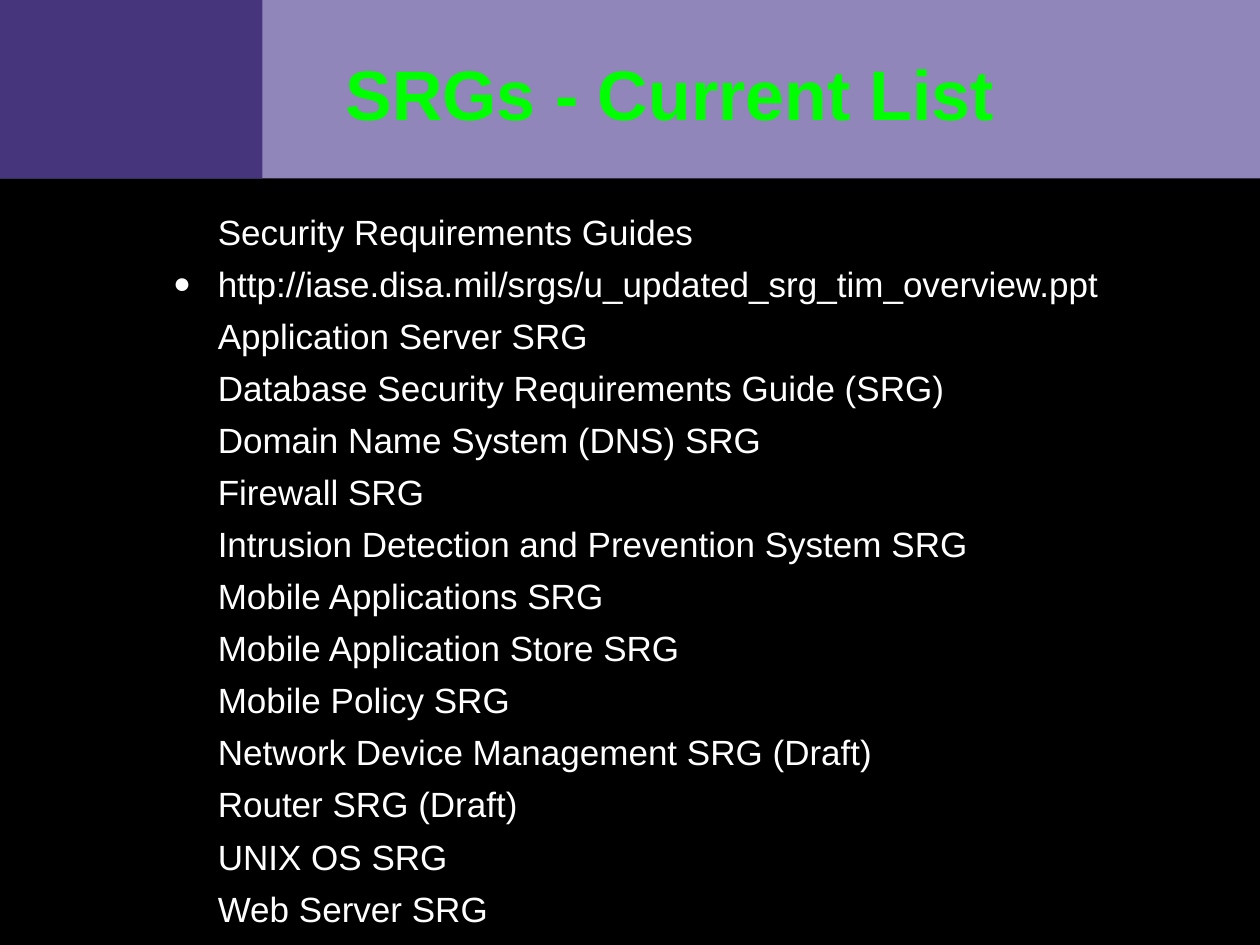
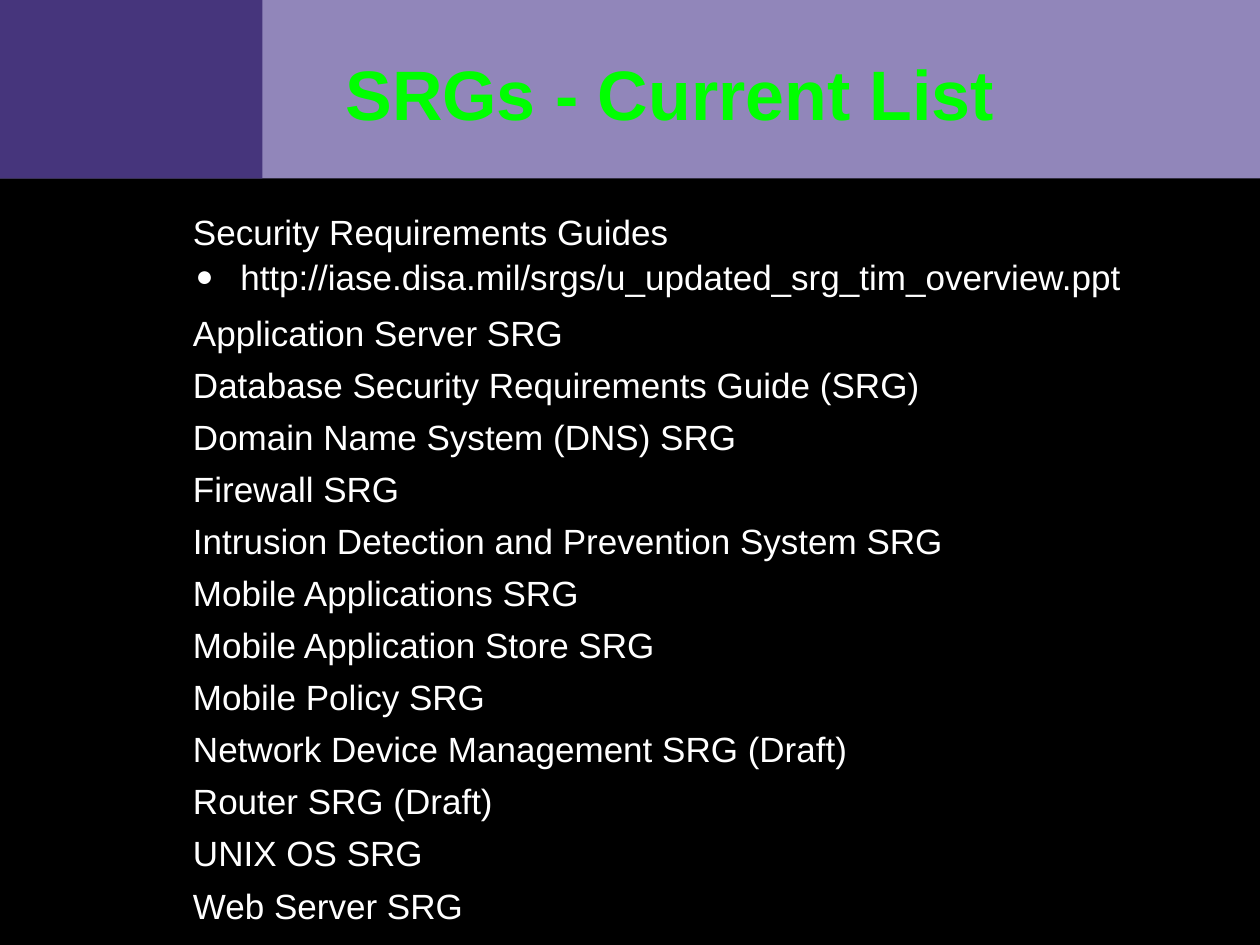
Before and after one commit to VCTLabs/elc2015-presentations, a slide deck: slide 7 of security_IoT/security_assessment_slides.odp. Drawn at 1260x945 pixels with LibreOffice and Linux fonts; fonts in the diff are those of the drawing; background and template pictures are left out. Boxes give left, top, right and bottom in pixels: in the first picture for what was removed or moved away, otherwise in the second. Text is boxed around its words. In the diff, an @@ line names an element or a change of style, - is before the commit and + after.

```diff
--- a/security_IoT/security_assessment_slides.odp
+++ b/security_IoT/security_assessment_slides.odp
@@ text "Security Requirements Guides": place and size @@
-text "Security Requirements Guides" at <box>218,219,1098,923</box>
+text "Security Requirements Guides" at <box>193,219,1120,920</box>
@@ text at <box>240,264,1120,296</box>: list level 1 to 2 in "http://iase.disa.mil/srgs/u_updated_srg_tim_overview.ppt"; line spacing 1 to 20pt @@
```
Also in this commit, not shown: 12 other slides changed, 1 other file.
